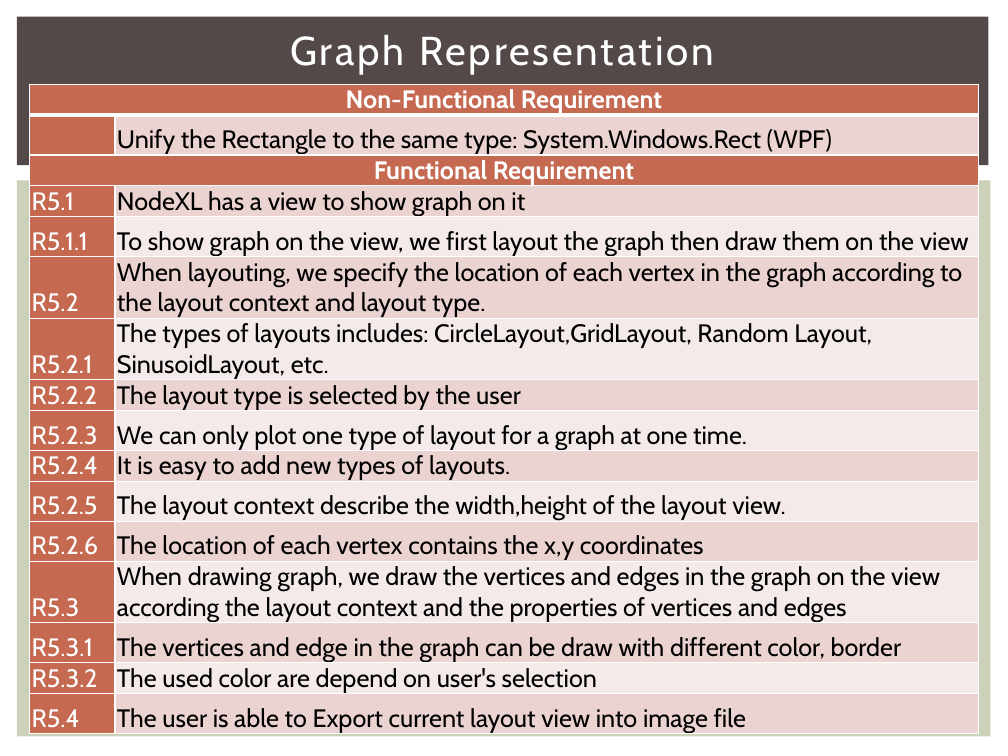
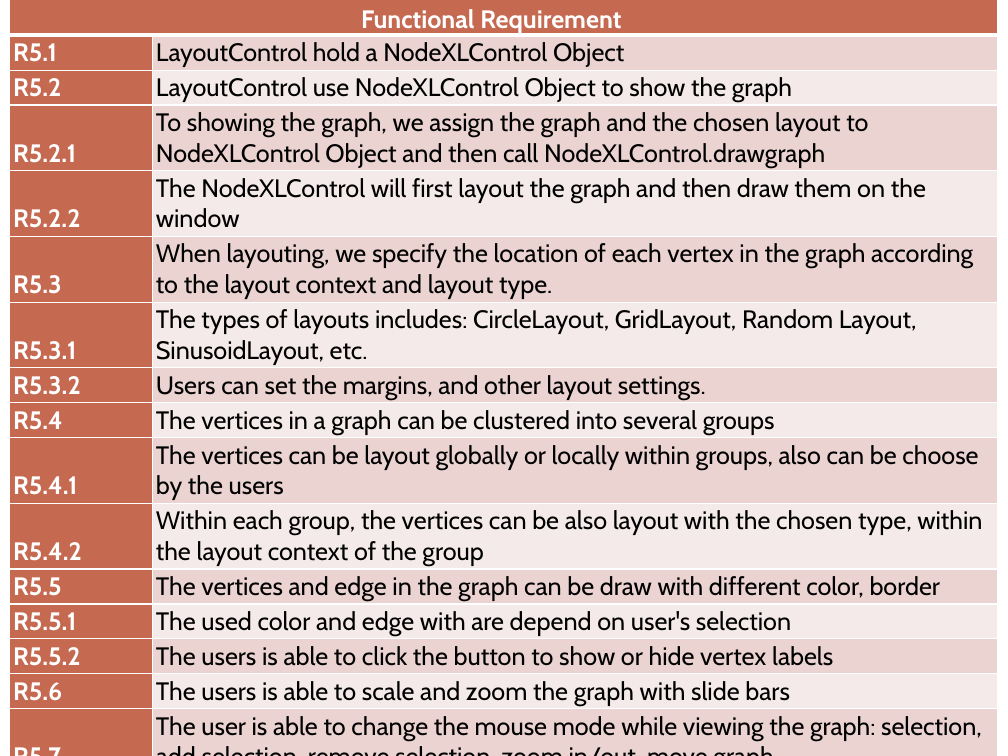
Before and after one commit to 2014-sed-team3/term-project, a slide deck: slide 11 of project/report/report.pptx (slide 7 before the commit). Drawn at 1008x756 pixels with LibreOffice and Linux fonts; fonts in the diff are those of the drawing. Boxes give left, top, right and bottom in pixels: in the first picture for what was removed or moved away, otherwise in the second. Text is boxed around its words. In the diff, an @@ line names an element or a change of style, - is before the commit and + after.

Commit message:
Updated report- requirements, architecutre and actual effort.

```diff
--- a/project/report/report.pptx
+++ b/project/report/report.pptx
@@ table at [10, 0, 999, 756] @@
-row 1: Non-Functional Requirement | 
-row 2:  | Unify the Rectangle to the same type: System.Windows.Rect (WPF)
-row 4: R5.1 | NodeXL has a view to show graph on it
-row 5: R5.1.1 | To show graph on the view, we first layout the graph then draw them on the view
-row 6: R5.2 | When layouting, we specify the location of each vertex in the graph according to the layout context and layout type.
-row 7: R5.2.1 | The types of layouts includes: CircleLayout,GridLayout, Random Layout, SinusoidLayout, etc.
-row 8: R5.2.2 | The layout type is selected by the user
-row 9: R5.2.3 | We can only plot one type of layout for a graph at one time.
-row 10: R5.2.4 | It is easy to add new types of layouts.
-row 11: R5.2.5 | The layout context describe the width,height of the layout view.
-row 12: R5.2.6 | The location of each vertex contains the x,y coordinates
-row 13: R5.3 | When drawing graph, we draw the vertices and edges in the graph on the view according the layout context and the properties of vertices and edges
-row 14: R5.3.1 | The vertices and edge in the graph can be draw with different color, border
-row 15: R5.3.2 | The used color are depend on user's selection
-row 16: R5.4 | The user is able to Export current layout view into image file
+row 2: R5.1 | LayoutControl hold a NodeXLControl Object
+row 3: R5.2 | LayoutControl use NodeXLControl Object to show the graph
+row 4: R5.2.1 | To showing the graph, we assign the graph and the chosen layout to NodeXLControl Object and then call NodeXLControl.drawgraph
+row 5: R5.2.2 | The NodeXLControl will first layout the graph and then draw them on the window
+row 6: R5.3 | When layouting, we specify the location of each vertex in the graph according to the layout context and layout type.
+row 7: R5.3.1 | The types of layouts includes: CircleLayout, GridLayout, Random Layout, SinusoidLayout, etc.
+row 8: R5.3.2 | Users can set the margins, and other layout settings.
+row 9: R5.4 | The vertices in a graph can be clustered into several groups
+row 10: R5.4.1 | The vertices can be layout globally or locally within groups, also can be choose by the users
+row 11: R5.4.2 | Within each group, the vertices can be also layout with the chosen type, within the layout context of the group
+row 12: R5.5 | The vertices and edge in the graph can be draw with different color, border
+row 13: R5.5.1 | The used color and edge with are depend on user's selection
+row 14: R5.5.2 | The users is able to click the button to show or hide vertex labels
+row 15: R5.6 | The users is able to scale and zoom the graph with slide bars
+row 16: R5.7 | The user is able to change the mouse mode while viewing the graph: selection, add selection, remove selection, zoom in/out, move graph
@@ table: place and size @@
-table at [29, 85, 978, 748]
+table at [10, 0, 999, 756]
```
Also in this commit, not shown: 11 other slides changed, 10 slides added, 2 other files.
